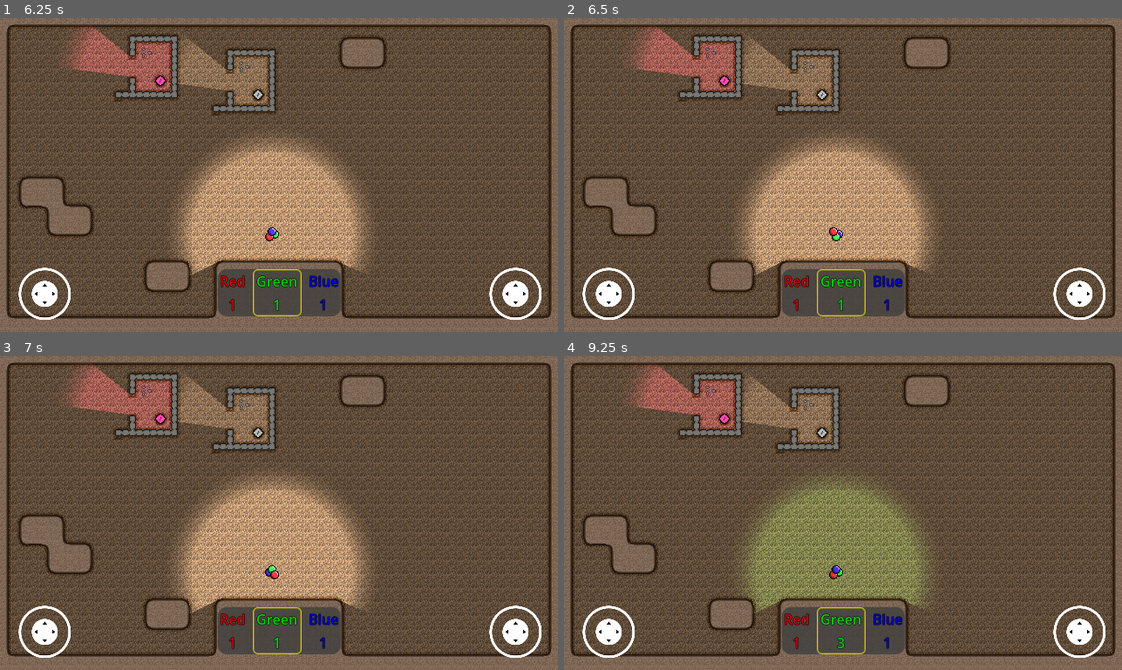
Above: before the commit, frames 1-4 (two rows, left to right).
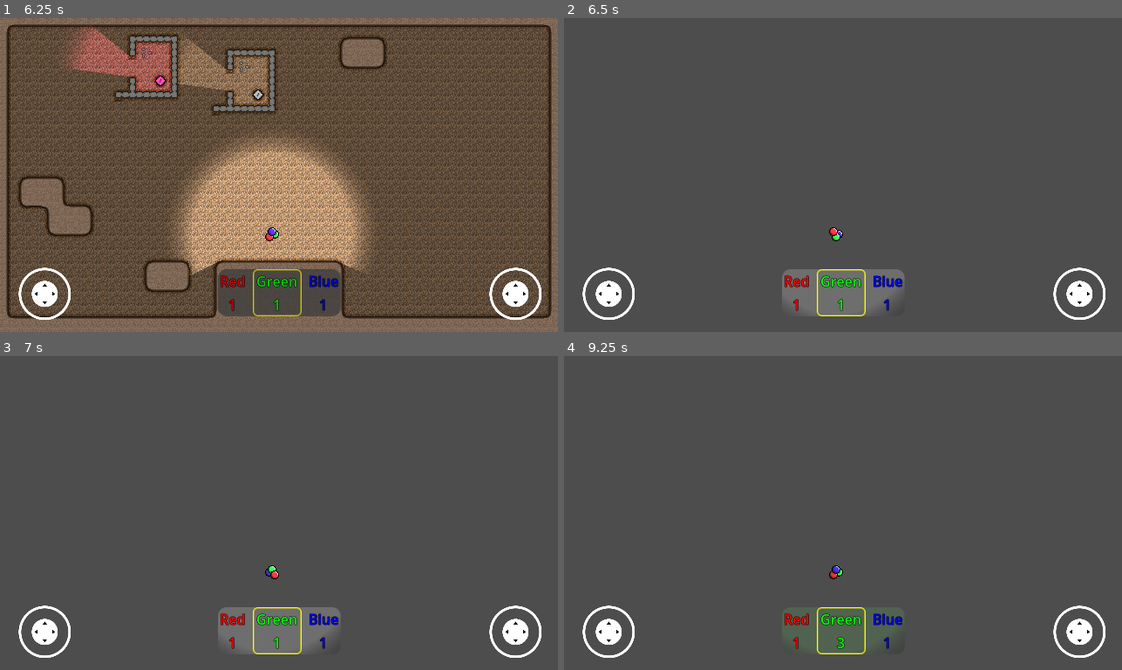
Above: after the commit, the same moments.

Repository: Degenerate-Games/shadows-below
Game: Godot game, scene res://scenes/menus/main_menu.tscn
Same seed, same stepped clock (60 frames per second), same inputs: the game is played once before the commit and once after it.
Inputs (mouse positions are in pixels of both pictures, inside the frame that each line leads up to):
- Up to frame 1 (6.25 s): click (279, 206) at 0.5 s; click (279, 206) at 1.25 s; click "Endless Mode" at 2 s; move the mouse to (401, 159) at 2.77 s; hold L (mixing_ui_right) 2.78-3.5 s; click (401, 159) at 2.92 s; drag from (167, 190) to (273, 234) at 3.52 s; move the mouse to (334, 105) at 4.27 s; hold L (mixing_ui_right) 4.28-5 s; tap Enter at 5 s; drag from (251, 237) to (256, 93) at 5.02 s; tap Space at 5.75 s; move the mouse to (446, 222) at 5.77 s; hold J (mixing_ui_left) from 5.78 s (still down)
- Up to frame 2 (6.5 s): keep holding J (mixing_ui_left); tap R (reload, bound only after the commit) at 6.4 s
- Up to frame 3 (7 s): release J (mixing_ui_left) at 6.5 s; drag from (111, 465) to (195, 434) at 6.52 s
- Up to frame 4 (9.25 s): tap Enter at 7.25, 8.75 s; move the mouse to (870, 513) at 7.27 s; hold K (mixing_ui_down) 7.28-8 s; click (870, 513) at 7.42 s; tap Space at 8 s; drag from (759, 434) to (731, 528) at 8.02 s; move the mouse to (965, 497) at 8.77 s; hold I (mixing_ui_up) from 8.78 s (still down)

Frame 1 is identical in both runs. In frame 2, 86% of the frame differs, in the area x 0-100%, y 0-100%; in frame 3, 86%; in frame 4, 84%.

Commit message:
Add reload input map

Diff:
--- a/project.godot
+++ b/project.godot
@@ -93,6 +93,11 @@
 , Object(InputEventJoypadButton,"resource_local_to_scene":false,"resource_name":"","device":-1,"button_index":6,"pressure":0.0,"pressed":false,"script":null)
 ]
 }
+reload={
+"deadzone": 0.5,
+"events": [Object(InputEventKey,"resource_local_to_scene":false,"resource_name":"","device":-1,"window_id":0,"alt_pressed":false,"shift_pressed":false,"ctrl_pressed":false,"meta_pressed":false,"pressed":false,"keycode":0,"physical_keycode":82,"key_label":0,"unicode":114,"echo":false,"script":null)
+]
+}
 
 [layer_names]
 
